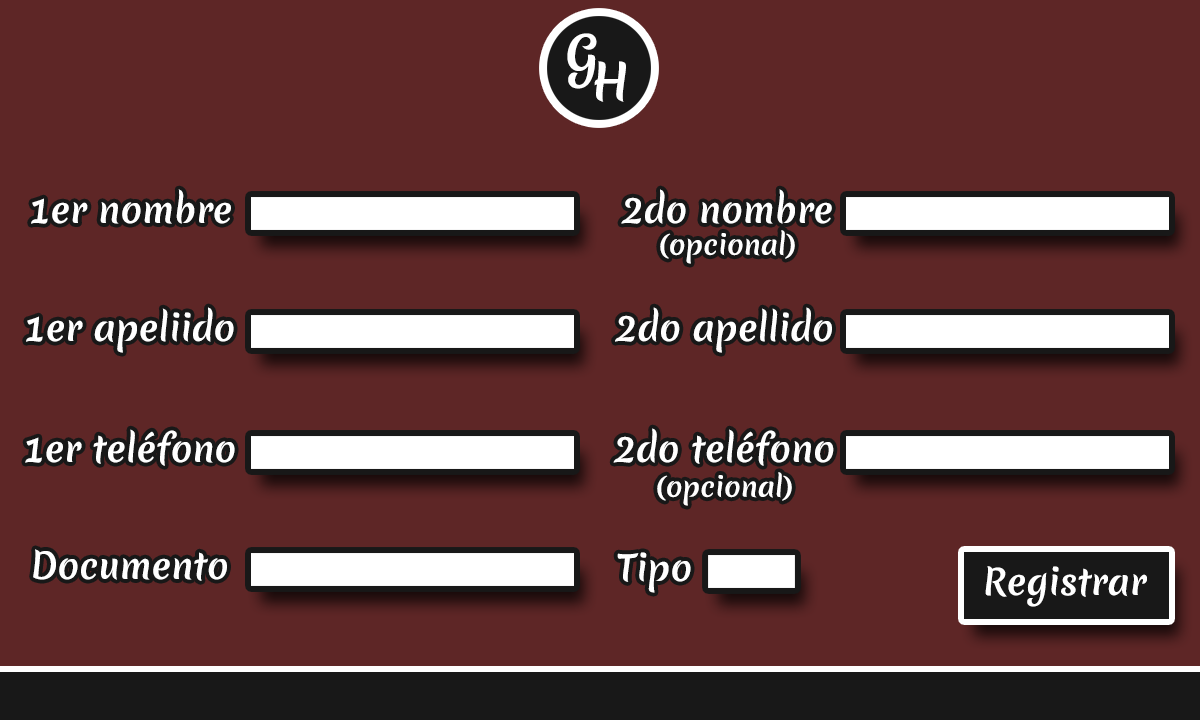
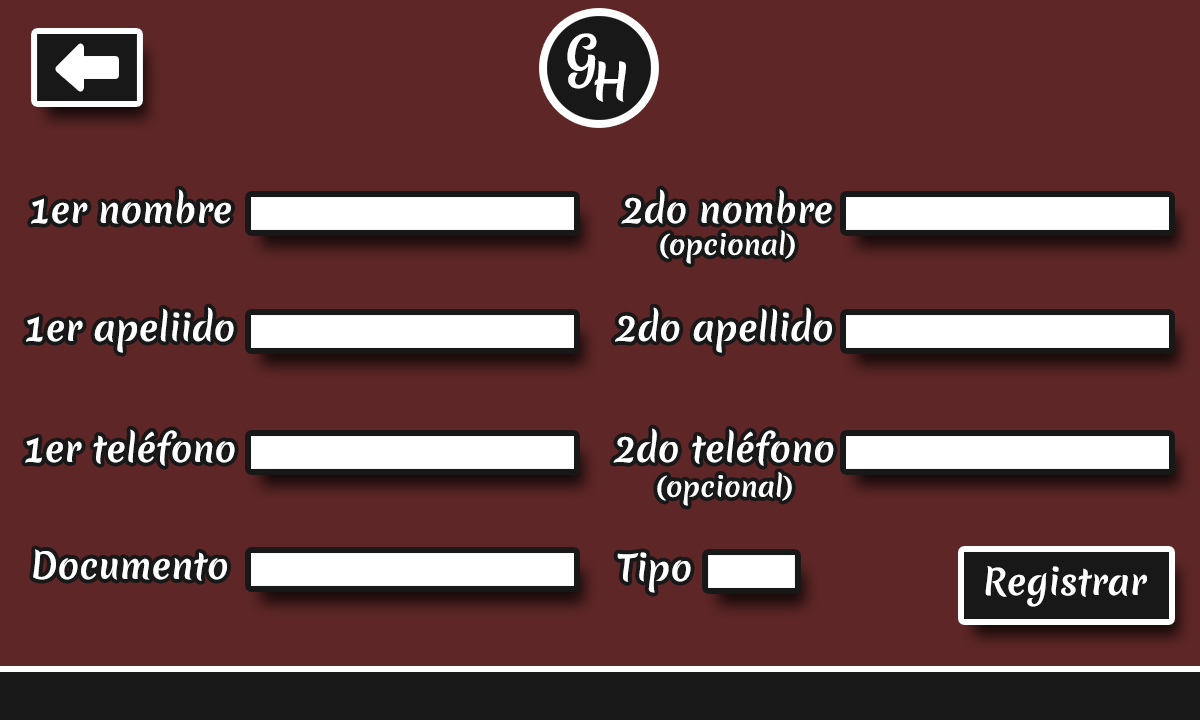
Before/after of a (1200, 720) layered artwork. What changed in the layer stack:
added layer "Arrow" in group "Go To Back" over box(58, 46, 116, 89)
renamed "Register" to "Go To Back", painted on it over box(37, 34, 159, 130)
